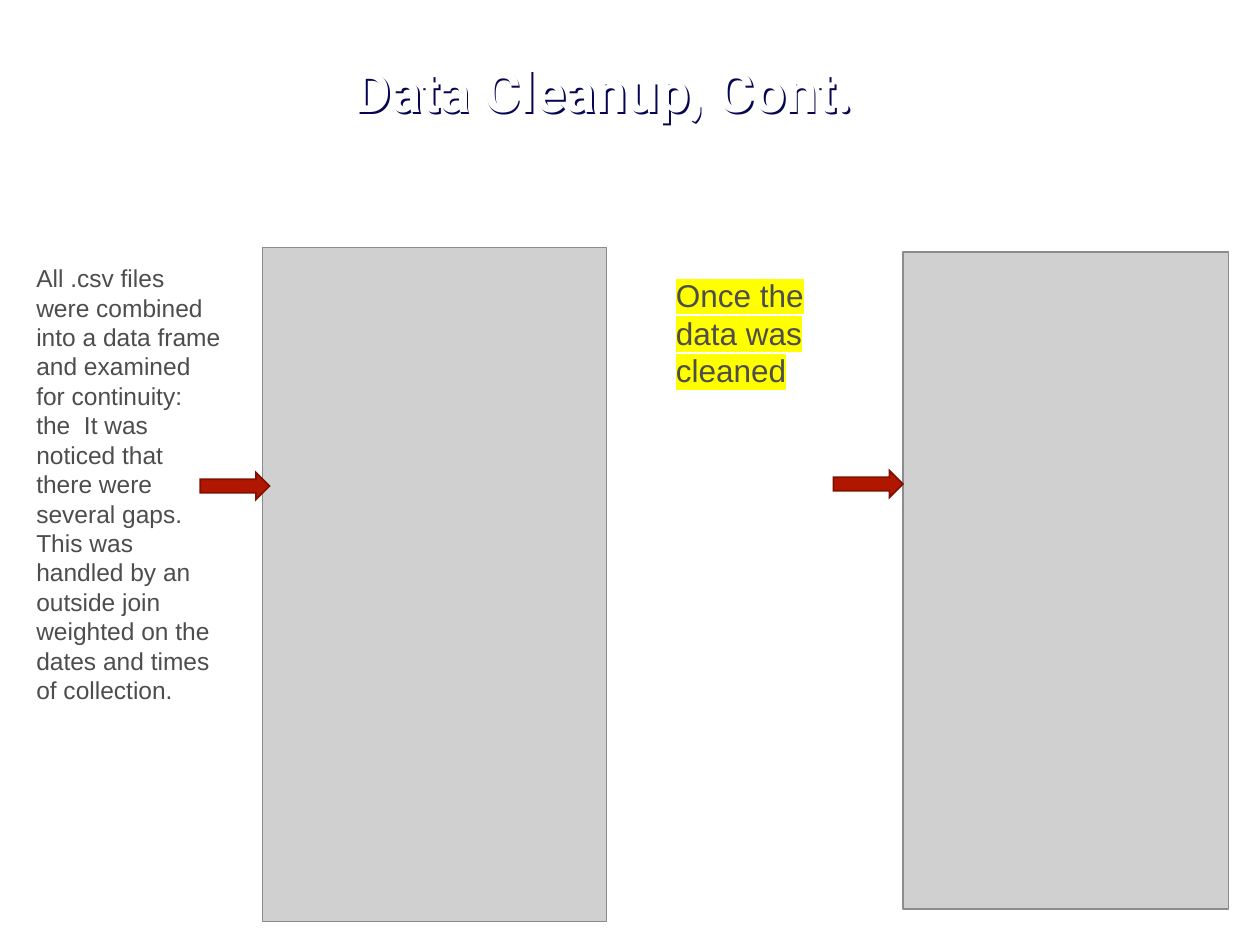
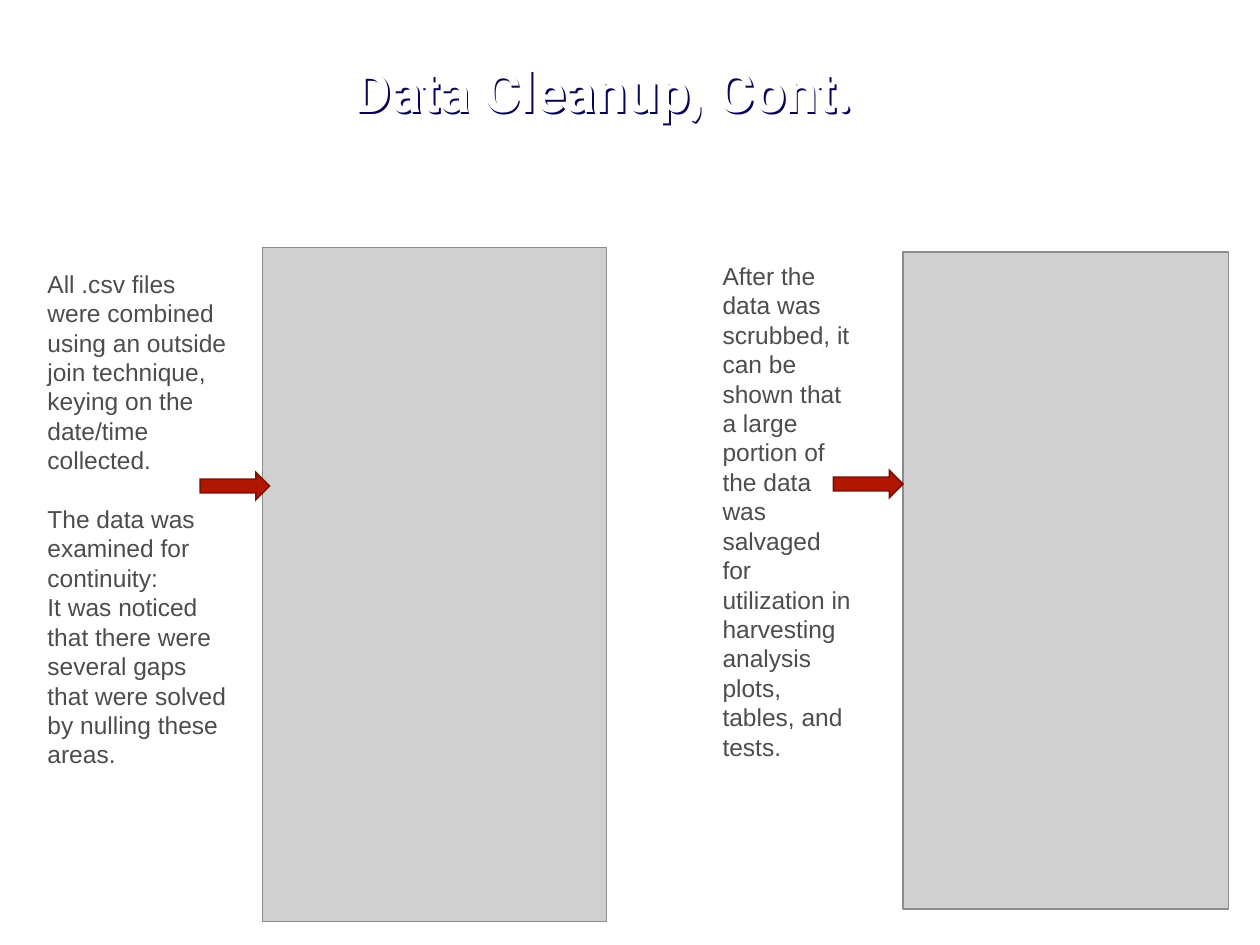
Before and after one commit to j1-aggie/Hurricane_Harvey_Analysis, a slide deck: slide 7 of Final Presentation__RobAdditions.pptx. Drawn at 1260x945 pixels with LibreOffice and Linux fonts; fonts in the diff are those of the drawing; grey boxes stand for pictures; background and template pictures are left out. Boxes give left, top, right and bottom in pixels: in the first picture for what was removed or moved away, otherwise in the second. Text is boxed around its words. In the diff, an @@ line names an element or a change of style, - is before the commit and + after.

Commit message:
presentation overwrite

```diff
--- a/Final Presentation__RobAdditions.pptx
+++ b/Final Presentation__RobAdditions.pptx
@@ text at [723,267,851,757]: text changed; size 18 to 14 pt @@
-Once the data was cleaned
+After the data was scrubbed, it can be shown that a large portion of the data was salvaged for utilization in harvesting analysis plots, tables, and tests.
@@ text at [47,275,226,764]: text changed @@
-All .csv files were combined into a data frame and examined for continuity: the It was noticed that there were several gaps. This was handled by an outside join weighted on the dates and times of collection.
+All .csv files were combined using an outside join technique, keying on the date/time collected.
+The data was examined for continuity:
+It was noticed that there were several gaps that were solved by nulling these areas.
```
Also in this commit, not shown: 4 other files.
